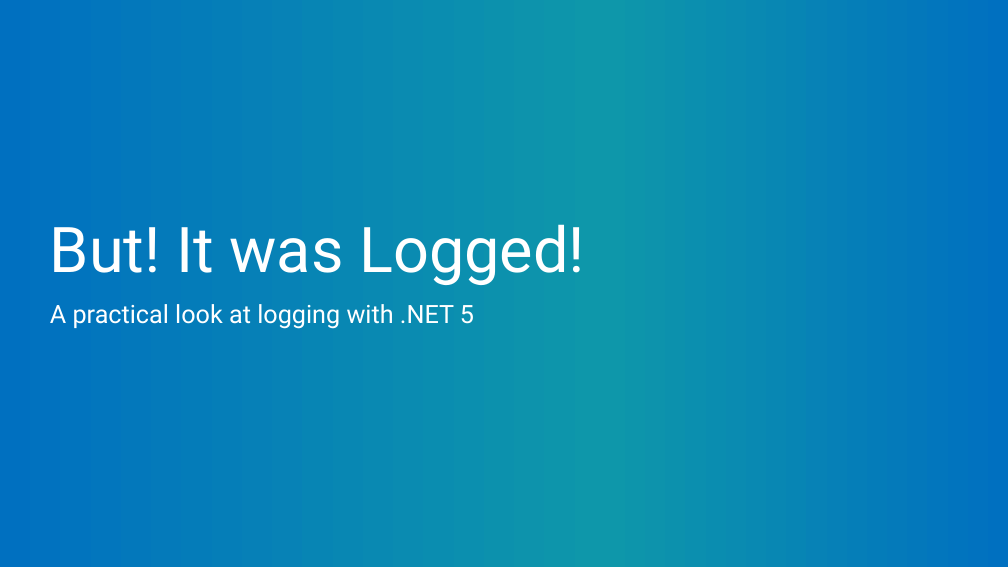
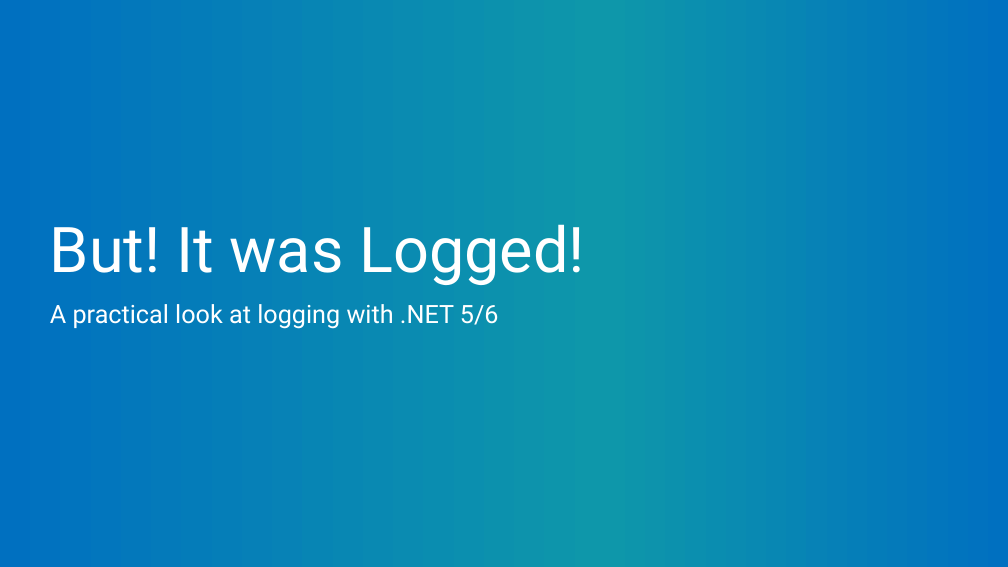
Before and after one commit to mitchelsellers/dotnetcoreloggingdemo, a slide deck: slide 1 of Presentation/But It Was Logged.pptx. Drawn at 1008x567 pixels with LibreOffice and Linux fonts; fonts in the diff are those of the drawing; background and template pictures are left out. Boxes give left, top, right and bottom in pixels: in the first picture for what was removed or moved away, otherwise in the second. Text is boxed around its words. In the diff, an @@ line names an element or a change of style, - is before the commit and + after.

Commit message:
Updated Logging Information

```diff
--- a/Presentation/But It Was Logged.pptx
+++ b/Presentation/But It Was Logged.pptx
@@ subtitle at bbox=[50, 304, 499, 329]: text changed @@
-A practical look at logging with .NET 5
+A practical look at logging with .NET 5/6
```
Also in this commit, not shown: 9 other slides changed, 2 slides added, 4 other files.
